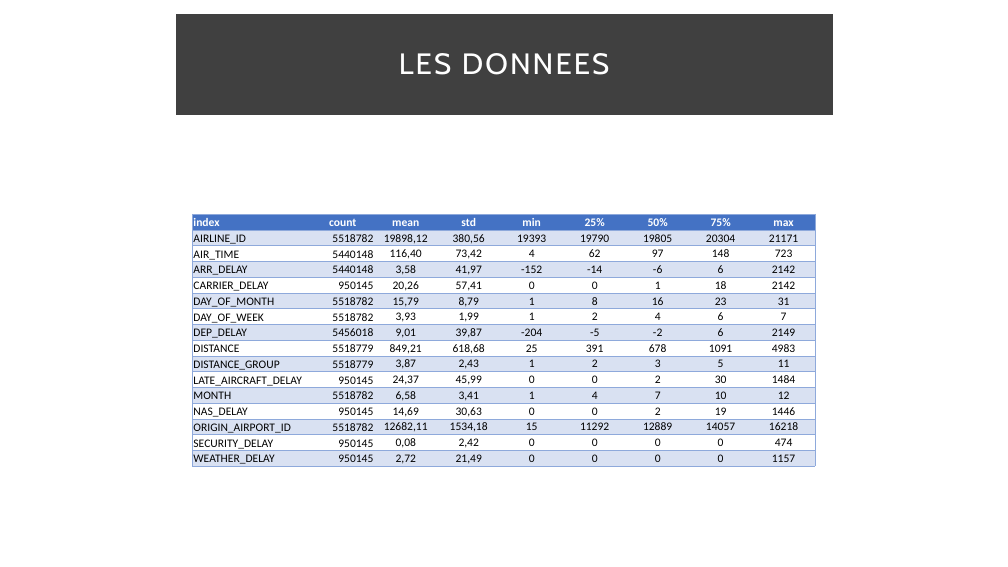
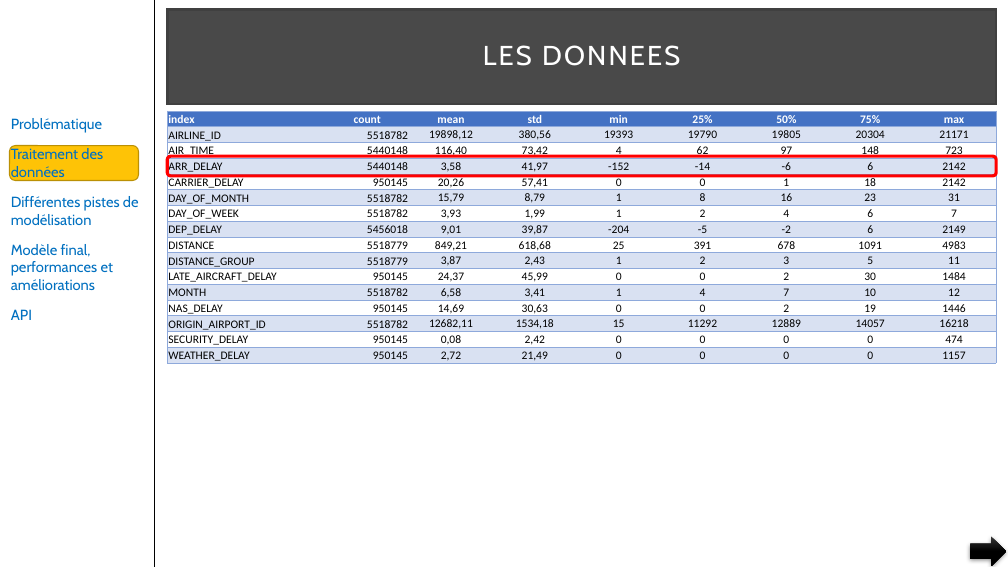
Before and after one commit to pfroide/python, a slide deck: slide 9 of Projet_4/p4.pptx. Drawn at 1008x567 pixels with LibreOffice and Linux fonts; fonts in the diff are those of the drawing. Boxes give left, top, right and bottom in pixels: in the first picture for what was removed or moved away, otherwise in the second. Text is boxed around its words. In the diff, an @@ line names an element or a change of style, - is before the commit and + after.

Commit message:
Version finale

```diff
--- a/Projet_4/p4.pptx
+++ b/Projet_4/p4.pptx
@@ line added from (154, 0) to (154, 567), #000000 1 pt @@
@@ title "LES DONNEES": place and size @@
-title "LES DONNEES" at [177,16,832,114]
+title "LES DONNEES" at [167,10,996,104]
@@ title "LES DONNEES" at [167,10,996,104]: size 28 to 26 pt; fill #000000 at 75% opacity to #0D0D0D at 75% opacity @@
@@ text added at [11,118,139,320], 14 pt, text #0070C0 @@
+Problématique
+Traitement des données
+Différentes pistes de modélisation
+Modèle final, performances et améliorations
+API
@@ table: place and size @@
-table at [193,214,814,468]
+table at [167,111,997,365]
@@ rounded rectangle added at [10,146,139,181], fill #FEC306, outline #BC9004 1 pt @@
@@ rounded rectangle added at [167,157,996,176], outline #FF0000 3 pt @@
@@ right arrow added at [971,537,1006,566], fill gradient #393939 to #000000 @@
```
Also in this commit, not shown: 27 other slides changed, 10 slides added, 6 slides removed.
